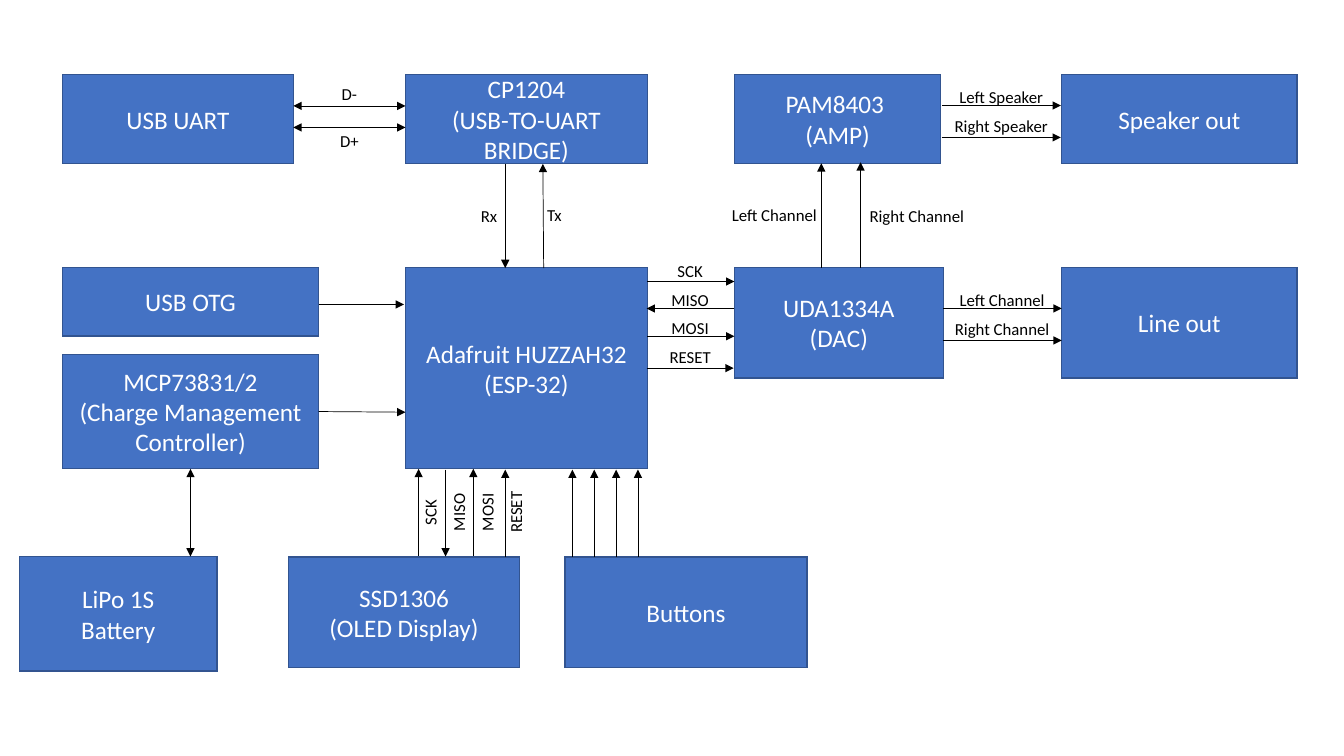
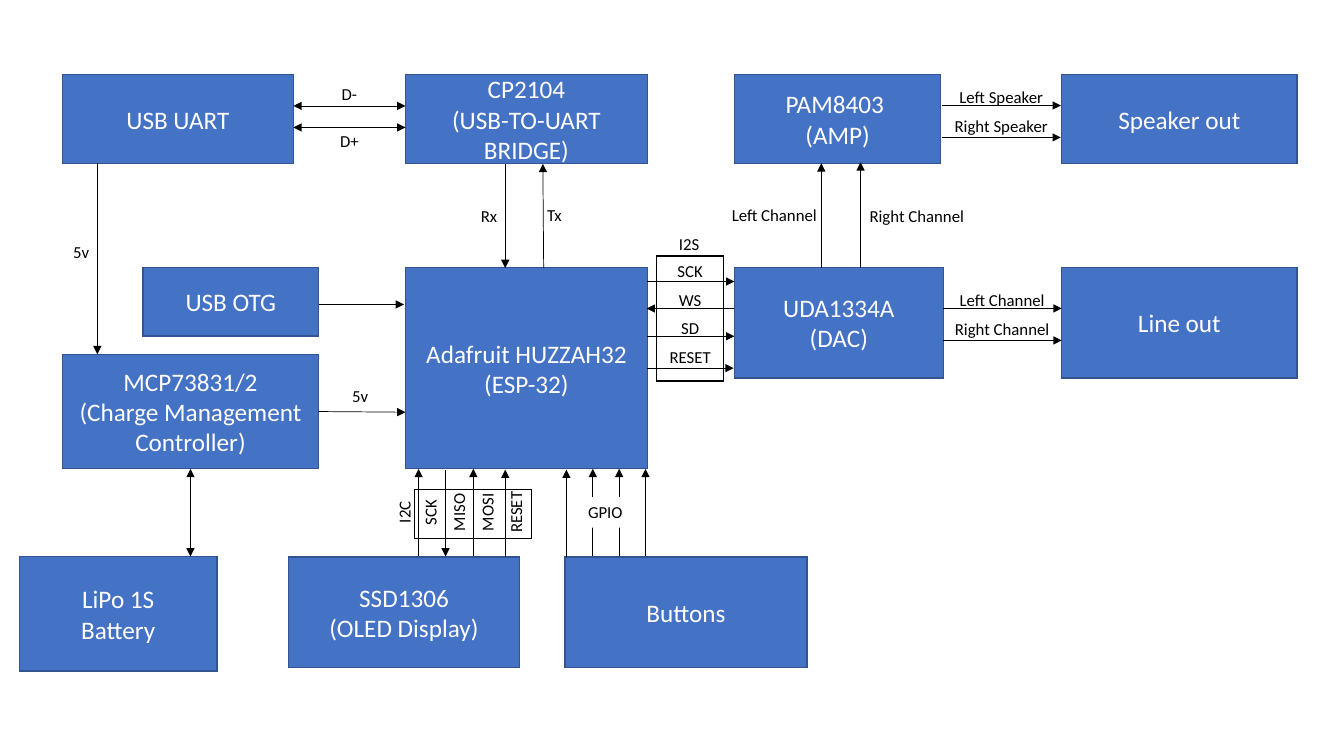
Before and after one commit to fstrs/PCB-Kurs, a slide deck: slide 1 of Dokumentation/Architekturdiagramm.pptx. Drawn at 1344x756 pixels with LibreOffice and Linux fonts; fonts in the diff are those of the drawing. Boxes give left, top, right and bottom in pixels: in the first picture for what was removed or moved away, otherwise in the second. Text is boxed around its words. In the diff, an @@ line names an element or a change of style, - is before the commit and + after.

```diff
--- a/Dokumentation/Architekturdiagramm.pptx
+++ b/Dokumentation/Architekturdiagramm.pptx
@@ text in rectangle at <box>488,81,565,98</box>: text changed @@
-CP1204
+CP2104
@@ arrow added from (98, 163) to (98, 354), #000000 0.5 pt @@
@@ text added at <box>679,239,699,250</box>, 12 pt, text #000000 @@
+I2S
@@ text added at <box>73,247,89,258</box>, 12 pt, text #000000 @@
+5v
@@ rectangle "USB OTG": place and size @@
-rectangle "USB OTG" at <box>63,267,319,336</box>
+rectangle "USB OTG" at <box>143,267,319,336</box>
@@ rectangle added at <box>656,256,723,381</box>, outline #000000 1 pt @@
@@ text at <box>679,295,702,337</box>: text changed @@
-MISO
-MOSI
+WS
+SD
@@ text added at <box>352,391,368,402</box>, 12 pt, text #000000 @@
+5v
@@ arrow moved from (573, 557) - (573, 470) to (567, 557) - (567, 470) @@
@@ arrow moved from (616, 557) - (616, 470) to (619, 556) - (619, 469) @@
@@ arrow moved from (638, 557) - (638, 470) to (645, 556) - (645, 469) @@
@@ text added at <box>395,503,415,523</box>, 12 pt, text #000000 @@
+I2C
@@ rectangle added at <box>415,490,532,539</box>, outline #000000 1 pt @@
@@ text added at <box>588,507,623,518</box>, 12 pt, text #000000 @@
+GPIO
```
Also in this commit, not shown: 1 other file.
